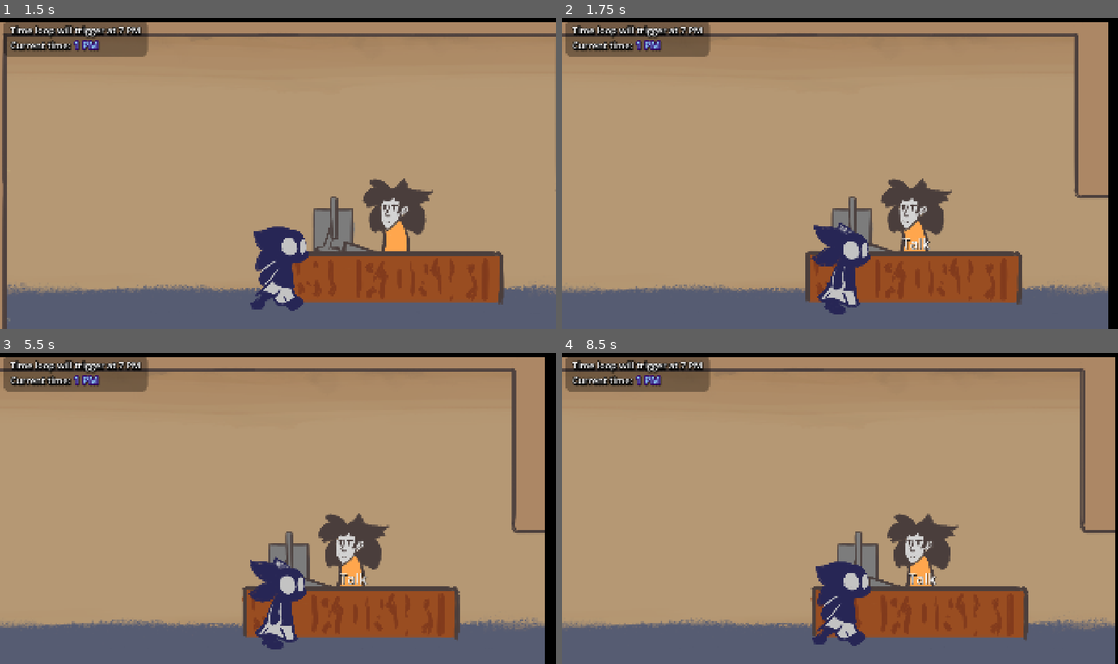
Above: before the commit, frames 1-4 (two rows, left to right).
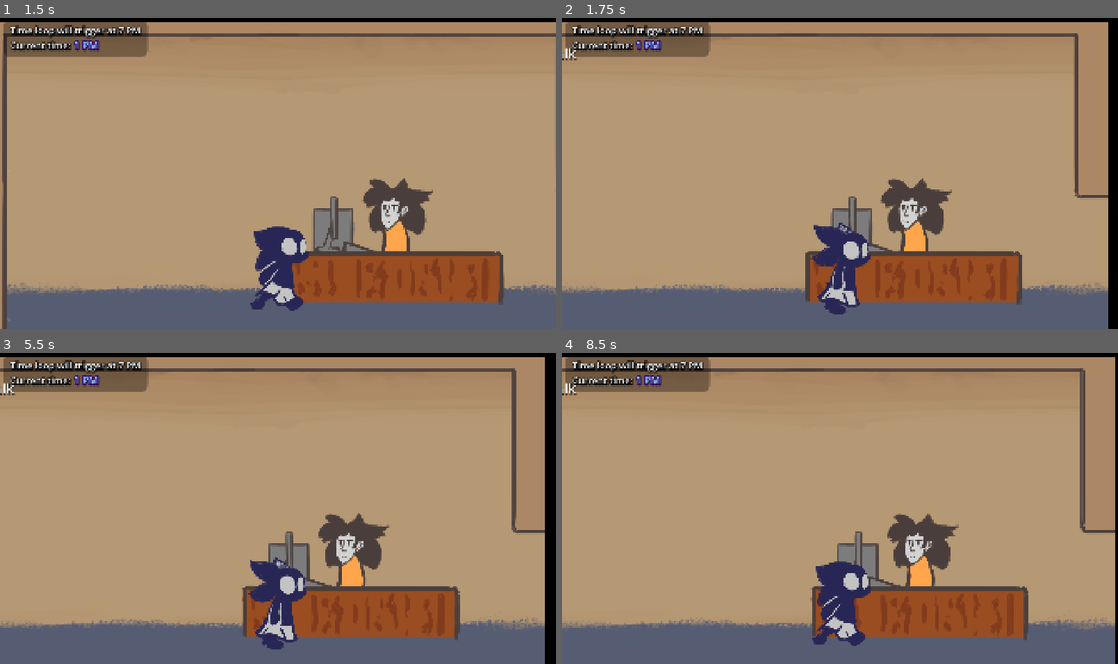
Above: after the commit, the same moments.

Repository: FlooferLand/timeloop-game
Game: Godot game, scene res://levels/the_building/the_building.tscn
Same seed, same stepped clock (60 frames per second), same inputs: the game is played once before the commit and once after it.
Inputs (mouse positions are in pixels of both pictures, inside the frame that each line leads up to):
- Up to frame 1 (1.5 s): tap Enter at 0.5 s; move the mouse to (400, 157) at 0.52 s; hold D (walk_right) from 0.53 s (still down); tap E (interact) at 0.6 s; click (400, 157) at 0.67 s; move the mouse to (166, 189) at 1.27 s; tap Space (advance_dialog) at 1.35 s
- Up to frame 2 (1.75 s): keep holding D (walk_right); tap E (interact) at 1.55 s
- Up to frame 3 (5.5 s): move the mouse to (333, 440) at 2.02 s; release D (walk_right) at 2.03 s; hold A (walk_left) 2.03-2.78 s; tap E (interact) at 2.1, 3.05, 3.6, 4.55, 5.1 s; tap Space (advance_dialog) at 2.75, 4.25, 4.35 s; move the mouse to (278, 573) at 2.77 s; hold D (walk_right) 2.78-4.28 s; tap Shift (sprint) at 2.85 s; click (278, 573) at 2.92 s; tap Enter at 3.5 s; move the mouse to (278, 623) at 3.52 s; click (278, 623) at 3.67 s; hold A (walk_left) 4.28-5.03 s; click (278, 623) at 4.42 s; move the mouse to (305, 508) at 5.02 s; hold D (walk_right) from 5.03 s (still down); click (305, 508) at 5.17 s
- Up to frame 4 (8.5 s): move the mouse to (756, 430) at 5.77 s; release D (walk_right) at 5.78 s; hold A (walk_left) 5.78-7.28 s; tap Shift (sprint) at 5.85 s; tap E (interact) at 6.05, 6.6, 7.55, 8.1 s; move the mouse to (962, 492) at 6.52 s; move the mouse to (728, 524) at 7.27 s; hold D (walk_right) from 7.28 s (still down); tap Space (advance_dialog) at 7.35 s; click (728, 524) at 7.42 s; move the mouse to (895, 440) at 8.02 s

Frame 1 is identical in both runs. In frame 2, 0.2% of the frame differs, in the area x 0-67%, y 9-75%; in frame 3, 0.2%; in frame 4, 0.2%.
Error after the commit: Cannot call method 'queue_redraw' on a null value. (res://components/interact/interact_component.gd:24)

Commit message:
Ooprsies, I forgor this, woopsie

Diff:
--- a/components/interact/interact_component.gd
+++ b/components/interact/interact_component.gd
@@ -9,6 +9,7 @@
 signal on_player_interact(player: Player)
 
 @onready var collision: CollisionShape2D = $Area2D/Collision
+@onready var comp_draw: Node2D = $CanvasLayer/InteractComponentDraw
 
 @export var size: Vector2i = Vector2.ONE * 100:
 	get(): return size
@@ -20,13 +21,13 @@
 	get(): return info_offset
 	set(value):
 		info_offset = value
-		queue_redraw()
+		comp_draw.queue_redraw()
 
 @export var type: Type:
 	get(): return type
 	set(value):
 		type = value
-		queue_redraw()
+		comp_draw.queue_redraw()
 
 var player_hovering := false
 
@@ -34,35 +35,18 @@
 func player_interact(player: Player):
 	on_player_interact.emit(player)
 	player_hovering = false
-	queue_redraw()
+	comp_draw.queue_redraw()
 
 ## Called by the player when they can interact with this component
 func start_hover(player: Player):
 	player_hovering = true
-	queue_redraw()
+	comp_draw.queue_redraw()
 
 ## Called by the player when they can no longer interact with this component
 func stop_hover(player: Player):
 	player_hovering = false
-	queue_redraw()
+	comp_draw.queue_redraw()
 
 func _update_size():
 	var shape := (collision.shape as RectangleShape2D)
 	shape.size = size
-
-func _draw() -> void:
-	if player_hovering or Engine.is_editor_hint():
-		const font_size := 48
-		var font := ThemeDB.fallback_font
-		var text: String
-		match type:
-			Type.Interact:
-				text = "Interact"
-			Type.Talk:
-				text = "Talk"
-
-		var total_size_w := font.get_string_size(text, HORIZONTAL_ALIGNMENT_CENTER, -1, font_size).x
-		var pos := info_offset - Vector2i(total_size_w/2, 0.0)
-
-		draw_string(font, pos + Vector2i(2,2), text, HORIZONTAL_ALIGNMENT_CENTER, -1, font_size, Color.BLACK)
-		draw_string(font, pos, text, HORIZONTAL_ALIGNMENT_CENTER, -1, font_size, Color.WHITE)
--- a/components/interact/interact_component.tscn
+++ b/components/interact/interact_component.tscn
@@ -1,6 +1,7 @@
-[gd_scene load_steps=3 format=3 uid="uid://dn1c1mniy4ja3"]
+[gd_scene load_steps=4 format=3 uid="uid://dn1c1mniy4ja3"]
 
 [ext_resource type="Script" uid="uid://ddhtc4rkusvq0" path="res://components/interact/interact_component.gd" id="1_h4gas"]
+[ext_resource type="Script" uid="uid://foqlhuxwjln3" path="res://components/interact/interact_component_draw.gd" id="2_f6yxh"]
 
 [sub_resource type="RectangleShape2D" id="RectangleShape2D_h4gas"]
 resource_local_to_scene = true
@@ -15,3 +16,10 @@
 
 [node name="Collision" type="CollisionShape2D" parent="Area2D"]
 shape = SubResource("RectangleShape2D_h4gas")
+
+[node name="CanvasLayer" type="CanvasLayer" parent="."]
+layer = 5
+
+[node name="InteractComponentDraw" type="Node2D" parent="CanvasLayer" node_paths=PackedStringArray("interact_comp")]
+script = ExtResource("2_f6yxh")
+interact_comp = NodePath("../..")
--- /dev/null
+++ b/components/interact/interact_component_draw.gd
@@ -0,0 +1,20 @@
+@tool extends Node2D
+
+@export var interact_comp: InteractComponent
+
+func _draw() -> void:
+	if interact_comp.player_hovering or Engine.is_editor_hint():
+		const font_size := 48
+		var font := ThemeDB.fallback_font
+		var text: String
+		match interact_comp.type:
+			InteractComponent.Type.Interact:
+				text = "Interact"
+			InteractComponent.Type.Talk:
+				text = "Talk"
+
+		var total_size_w := font.get_string_size(text, HORIZONTAL_ALIGNMENT_CENTER, -1, font_size).x
+		var pos := interact_comp.info_offset - Vector2i(total_size_w / 2, 0.0)
+
+		draw_string(font, pos + Vector2i(2,2), text, HORIZONTAL_ALIGNMENT_CENTER, -1, font_size, Color.BLACK)
+		draw_string(font, pos, text, HORIZONTAL_ALIGNMENT_CENTER, -1, font_size, Color.WHITE)
--- a/entities/npcs/photocopy_guy/photocopy_guy.tscn
+++ b/entities/npcs/photocopy_guy/photocopy_guy.tscn
@@ -19,6 +19,10 @@
 metadata/_custom_type_script = "uid://bhr4q0orih75a"
 
 [node name="InteractComponent" parent="PersonDialogComponent" instance=ExtResource("3_0mb5f")]
+position = Vector2(0, -264)
+size = Vector2i(210, 535)
+info_offset = Vector2i(0, -210)
+type = 1
 
 [node name="Sprite2D" type="Sprite2D" parent="."]
 position = Vector2(0, -264)
Not shown, added: components/interact/interact_component_draw.gd.uid
